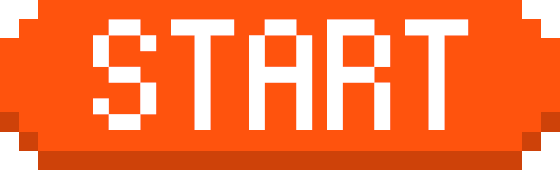
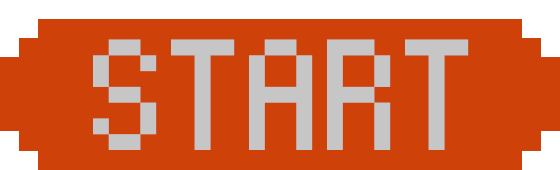
Layers edited between the first and the second 560 x 170 image:
showed group "BTN_down" (2 layers) over [0, 19, 560, 151]
hid group "BTN-up" (2 layers) over [0, 0, 560, 151]
